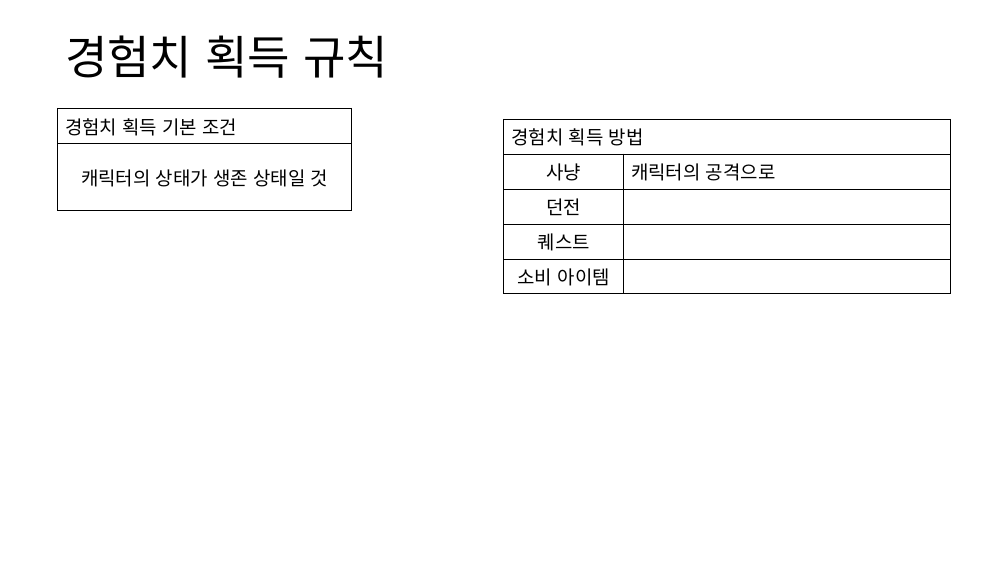
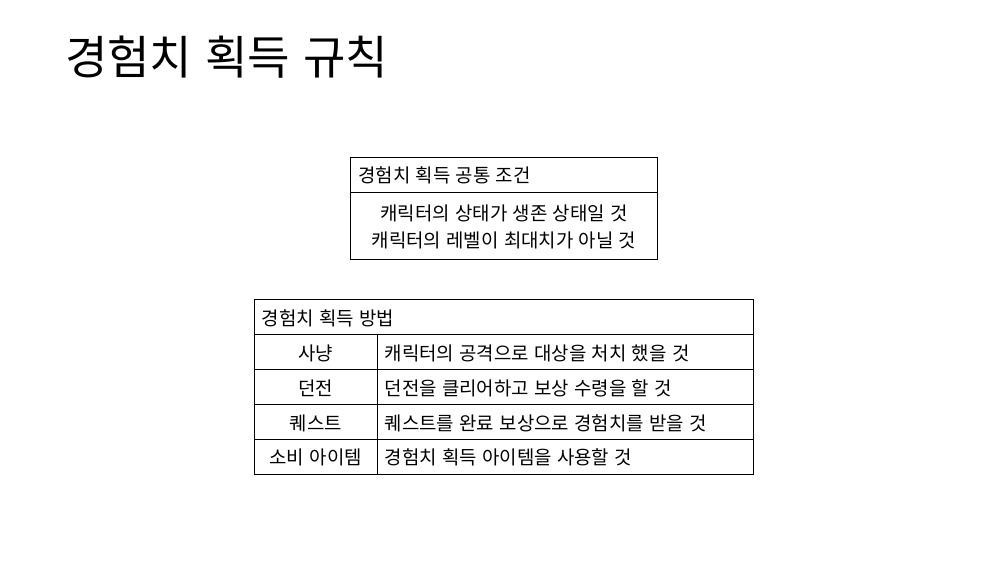
Before and after one commit to yjk0401/unityenginebasic_9th, a slide deck: slide 4 of 기획/레벨업 시스템 기획서.pptx. Drawn at 1008x567 pixels with LibreOffice and Linux fonts; fonts in the diff are those of the drawing. Boxes give left, top, right and bottom in pixels: in the first picture for what was removed or moved away, otherwise in the second. Text is boxed around its words. In the diff, an @@ line names an element or a change of style, - is before the commit and + after.

```diff
--- a/기획/레벨업 시스템 기획서.pptx
+++ b/기획/레벨업 시스템 기획서.pptx
@@ table at box(351, 157, 657, 255) @@
-row 1, column 1: 경험치 획득 기본 조건
+row 1, column 1: 경험치 획득 공통 조건
-row 2, column 1: 캐릭터의 상태가 생존 상태일 것
+row 2, column 1: 캐릭터의 상태가 생존 상태일 것 / 캐릭터의 레벨이 최대치가 아닐 것
@@ table: place and size @@
-table at box(57, 108, 352, 206)
+table at box(351, 157, 657, 255)
@@ table at box(254, 299, 754, 470) @@
-row 2, column 2: 캐릭터의 공격으로
+row 2, column 2: 캐릭터의 공격으로 대상을 처치 했을 것
-row 3, column 2: 
+row 3, column 2: 던전을 클리어하고 보상 수령을 할 것
-row 4, column 2: 
+row 4, column 2: 퀘스트를 완료 보상으로 경험치를 받을 것
-row 5, column 2: 
+row 5, column 2: 경험치 획득 아이템을 사용할 것
@@ table: place and size @@
-table at box(504, 119, 950, 290)
+table at box(254, 299, 754, 470)
```
Also in this commit, not shown: 2 other slides changed, 5 slides added, 1 slide removed, 22 other files.
